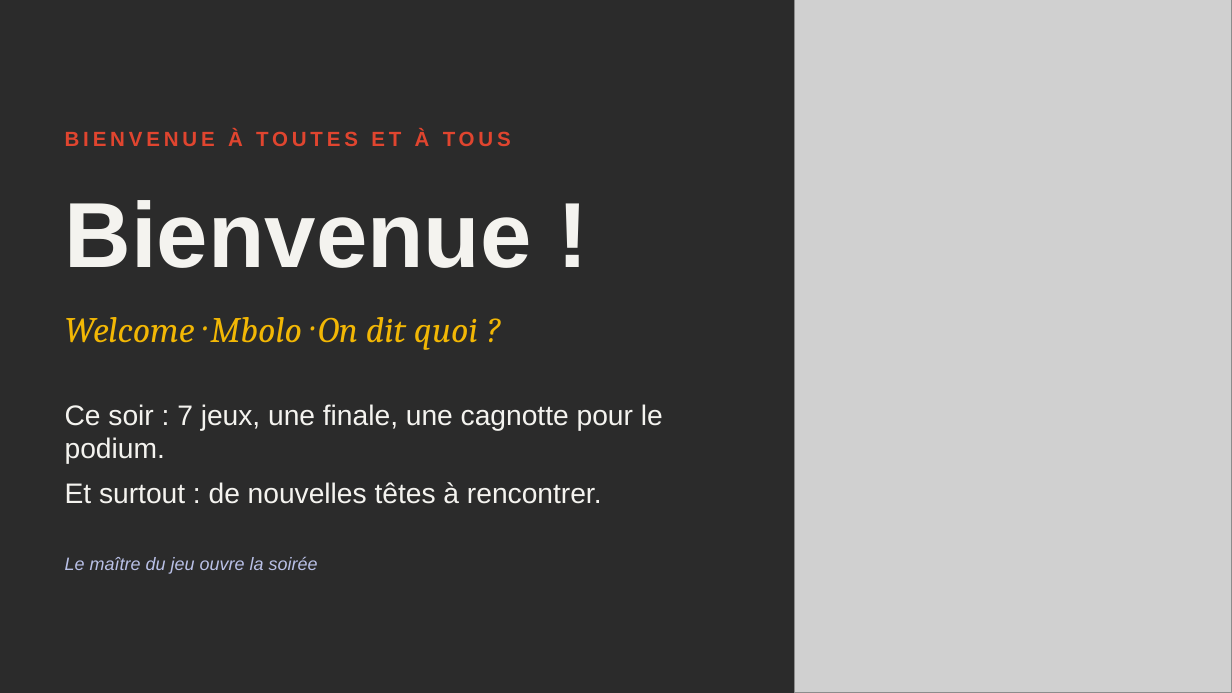
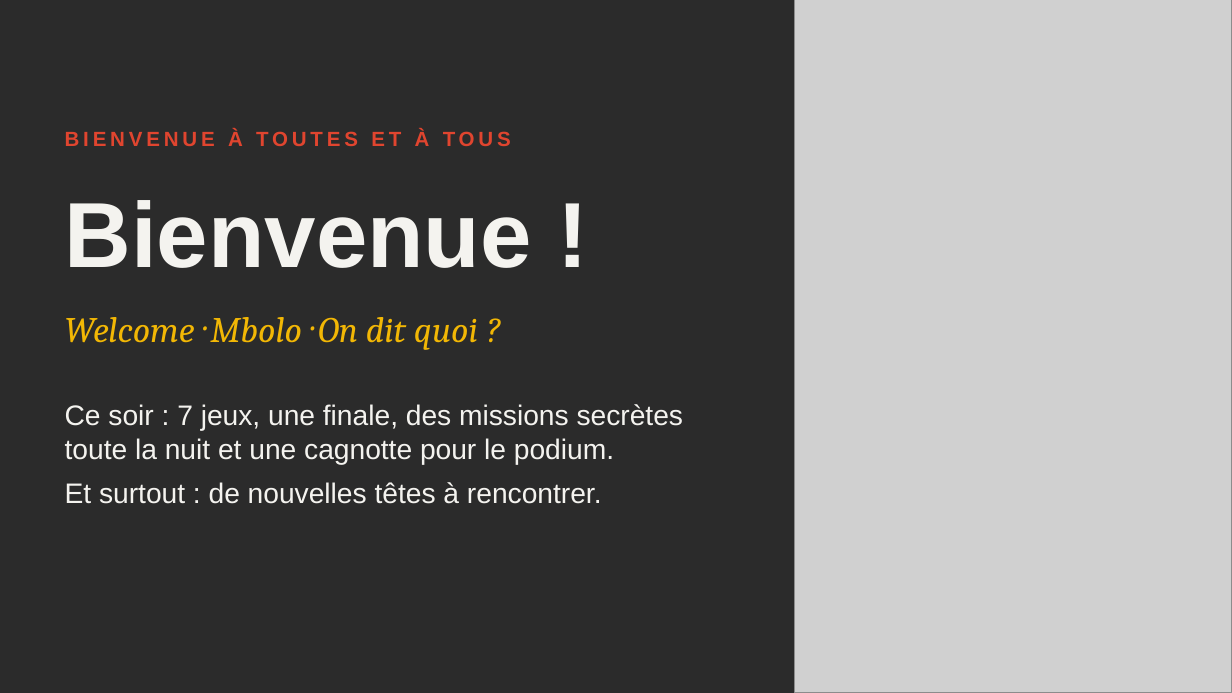
Before and after one commit to sedsgd/wilbid_game_night, a slide deck: slide 2 of documents/presentation-jour-j/Wilbid-presentation-jour-J.pptx. Drawn at 1232x693 pixels with LibreOffice and Linux fonts; fonts in the diff are those of the drawing; grey boxes stand for pictures; background and template pictures are left out; a plain dark background stands for a picture behind light text. Boxes give left, top, right and bottom in pixels: in the first picture for what was removed or moved away, otherwise in the second. Text is boxed around its words. In the diff, an @@ line names an element or a change of style, - is before the commit and + after.

```diff
--- a/documents/presentation-jour-j/Wilbid-presentation-jour-J.pptx
+++ b/documents/presentation-jour-j/Wilbid-presentation-jour-J.pptx
@@ text at (65,404,683,465): text changed @@
-Ce soir : 7 jeux, une finale, une cagnotte pour le podium.
+Ce soir : 7 jeux, une finale, des missions secrètes toute la nuit et une cagnotte pour le podium.
@@ text "Ce soir : 7 jeux, ..." at (65,404,683,504): vertical alignment middle to top @@
@@ text removed at (65,557,318,573) @@
-Le maître du jeu ouvre la soirée
```
Also in this commit, not shown: 16 other slides changed, 1 other file.
